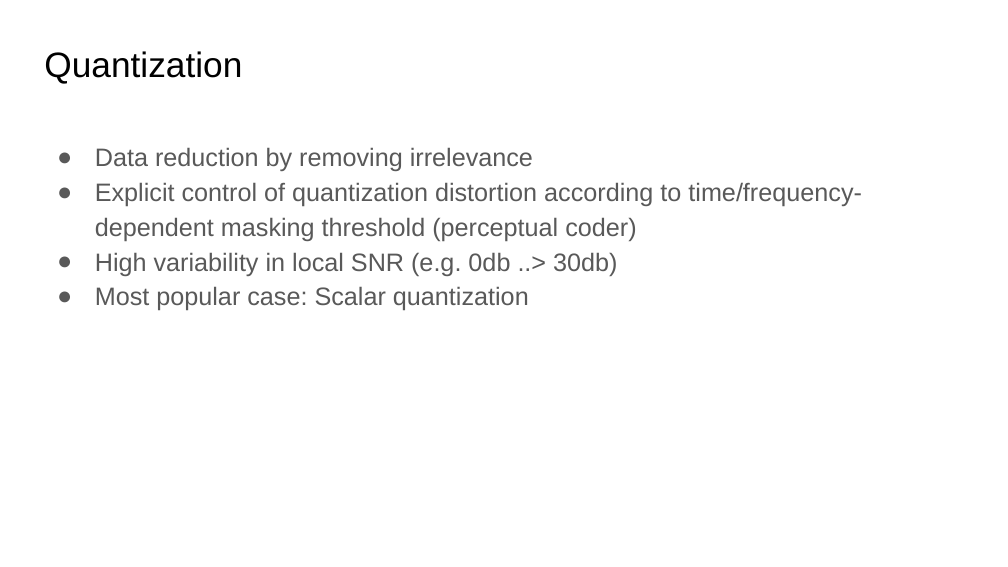
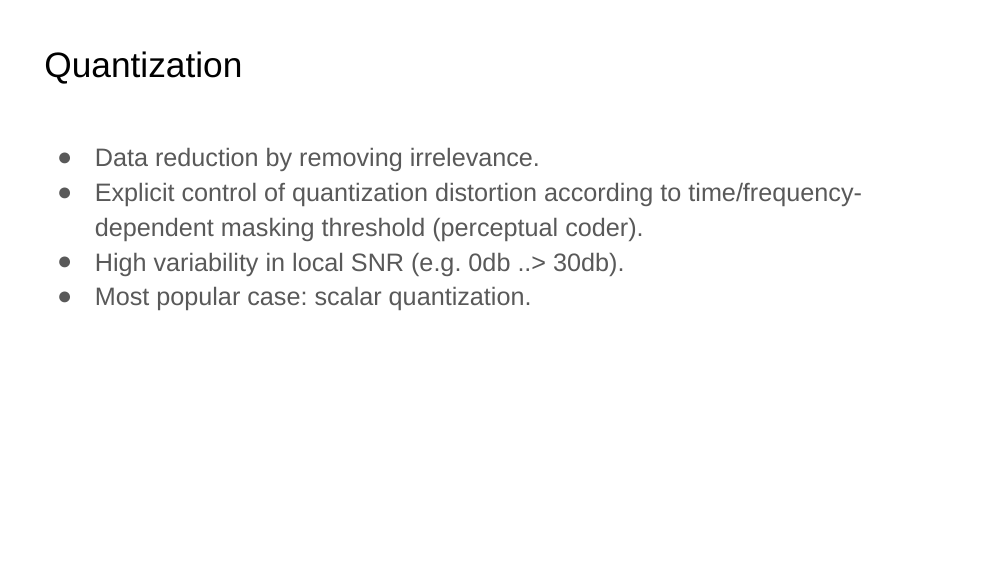
Before and after one commit to xserra/audio-coding-materials, a slide deck: slide 4 of lectures/2. Quantization and _entropy coding.pptx. Drawn at 1008x567 pixels with LibreOffice and Linux fonts; fonts in the diff are those of the drawing. Boxes give left, top, right and bottom in pixels: in the first picture for what was removed or moved away, otherwise in the second. Text is boxed around its words. In the diff, an @@ line names an element or a change of style, - is before the commit and + after.

Commit message:
changes to slides

```diff
--- a/lectures/2. Quantization and _entropy coding.pptx
+++ b/lectures/2. Quantization and _entropy coding.pptx
@@ text at (95,147,862,310): text changed @@
-● Data reduction by removing irrelevance
-● Explicit control of quantization distortion according to time/frequency-dependent masking threshold (perceptual coder)
-● High variability in local SNR (e.g. 0db ..> 30db)
-● Most popular case: Scalar quantization
+● Data reduction by removing irrelevance.
+● Explicit control of quantization distortion according to time/frequency-dependent masking threshold (perceptual coder).
+● High variability in local SNR (e.g. 0db ..> 30db).
+● Most popular case: scalar quantization.
```
Also in this commit, not shown: 3 other slides changed, 1 other file.
